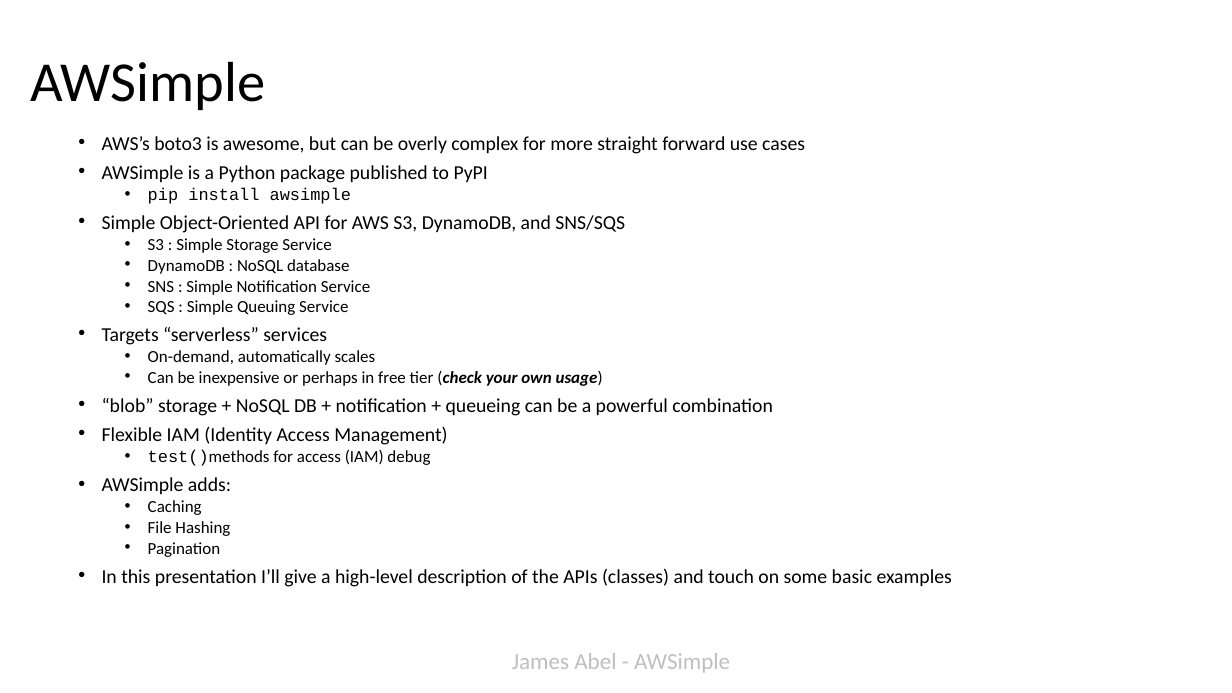
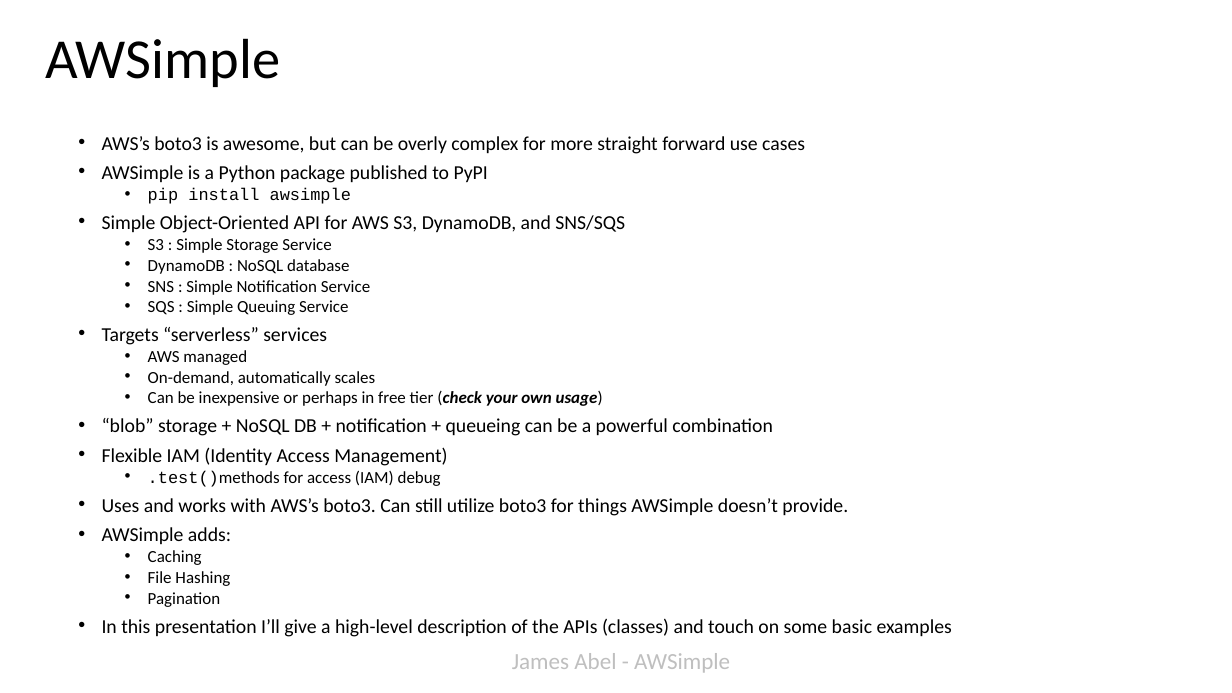
Before and after one commit to jamesabel/awsimple, a slide deck: slide 2 of doc/awsimple_sf_python_6_21.pptx. Drawn at 1232x693 pixels with LibreOffice and Linux fonts; fonts in the diff are those of the drawing. Boxes give left, top, right and bottom in pixels: in the first picture for what was removed or moved away, otherwise in the second. Text is boxed around its words. In the diff, an @@ line names an element or a change of style, - is before the commit and + after.

```diff
--- a/doc/awsimple_sf_python_6_21.pptx
+++ b/doc/awsimple_sf_python_6_21.pptx
@@ title "AWSimple": place and size @@
-title "AWSimple" at bbox=[30, 61, 265, 110]
+title "AWSimple" at bbox=[45, 38, 280, 87]
@@ text at bbox=[148, 350, 247, 365]: paragraph added @@
+  • AWS managed
@@ text at bbox=[102, 470, 848, 516]: text changed; size 13.2 to 15.4 pt @@
-  • test()methods for access (IAM) debug
+  • .test()methods for access (IAM) debug
+• Uses and works with AWS’s boto3. Can still utilize boto3 for things AWSimple doesn’t provide.
```
Also in this commit, not shown: 1 other slide changed, 1 other file.
